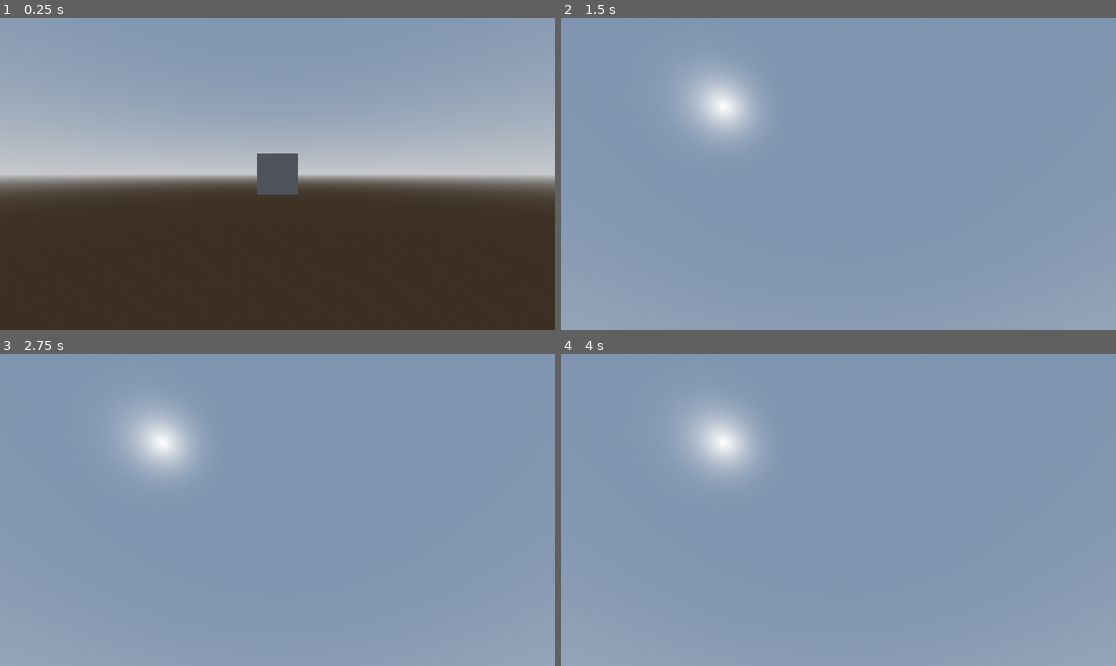
Above: before the commit, frames 1-4 (two rows, left to right).
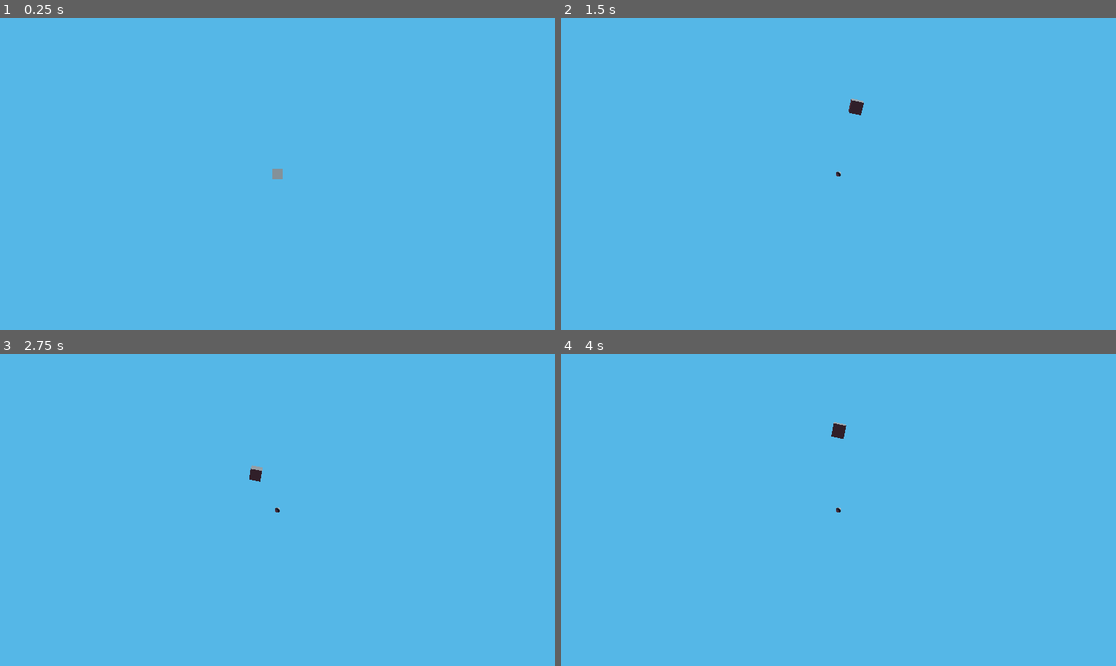
Above: after the commit, the same moments.

Repository: Nordtwig/tesseract
Game: Godot game, scene res://main.tscn
Same seed, same stepped clock (60 frames per second), same inputs: the game is played once before the commit and once after it.
Inputs (mouse positions are in pixels of both pictures, inside the frame that each line leads up to):
- Up to frame 1 (0.25 s): no input
- Up to frame 2 (1.5 s): tap Enter at 0.5 s; move the mouse to (960, 158) at 0.52 s; hold D (move_right) 0.53-1.28 s; hold Middle mouse button (rotate_camera) 0.53-1.28 s; click (960, 158) at 0.67 s; right-click (960, 158) at 0.8 s; move the mouse to (727, 189) at 1.27 s; hold S (move_down) from 1.28 s (still down); right-click (727, 189) at 1.35 s; click (727, 189) at 1.42 s
- Up to frame 3 (2.75 s): tap Middle mouse button (rotate_camera) at 1.55 s; move the mouse to (333, 441) at 2.02 s; release S (move_down) at 2.03 s; press the mouse at (333, 441) at 2.03 s; hold D (move_right) from 2.03 s (still down); right-click (333, 441) at 2.3 s
- Up to frame 4 (4 s): move the mouse to (810, 572) at 2.77 s; release D (move_right) at 2.78 s; release the mouse at (810, 572) at 2.78 s; hold W (move_up) 2.78-3.53 s; tap Middle mouse button (rotate_camera) at 2.85 s; click (810, 572) at 2.92 s; move the mouse to (1005, 556) at 3.52 s; hold A (move_left) from 3.53 s (still down); hold Mouse wheel down (scroll_backward) from 3.53 s (still down); click (1005, 556) at 3.67 s; right-click (1005, 556) at 3.8 s

The runs differ from the first frame. In frame 1, 100% of the frame differs, in the area x 0-100%, y 0-100%; in frame 2, 100%; in frame 3, 100%; in frame 4, 100%.

Commit message:
slightly buggy camera movement implemented

Diff:
--- a/camera_pole.gd
+++ b/camera_pole.gd
@@ -1,14 +1,55 @@
-extends Node3D
+extends CharacterBody3D
+
+var new_position: Vector3 = Vector3.ZERO
+var move_speed: float = 1.0
+var speed_modifier: float = 2.0
+var should_move_to_new_position: bool = false
+var forward = Vector3.FORWARD
+
+@onready var pivot: Node3D = $Pivot
+
+
+func _ready() -> void:
+	Events.voxel_right_clicked.connect(on_voxel_right_clicked)
+
 
 func _process(delta) -> void:
 	if Input.is_action_pressed("rotate_camera"):
-		rotation.x += MouseInput.relative.y * delta
-		rotation.y += MouseInput.relative.x * delta
+		pivot.rotation.x +=  MouseInput.relative.y * delta
+		pivot.rotation.x = clampf(pivot.rotation.x, -1.6, 1.6)
+		pivot.rotation.y += MouseInput.relative.x * delta
+
+
+func _physics_process(delta) -> void:
+	forward = -pivot.transform.basis.z
+	get_input()
+	if should_move_to_new_position:
+		if position.distance_to(new_position) <= 0.09:
+			should_move_to_new_position = false
+		else:
+			position = position.lerp(new_position, delta * (move_speed * speed_modifier))
+	move_and_slide()
+
+
+func get_input() -> void:
+	var direction = Vector3.ZERO
 	if Input.is_action_pressed("move_up"):
-		position.z -= 1.0 * delta
-	if Input.is_action_pressed("move_down"):
-		position.z += 1.0 * delta
+		direction += forward
+	elif Input.is_action_pressed("move_down"):
+		direction += -forward
 	if Input.is_action_pressed("move_left"):
-		position.x -= 1.0 * delta
-	if Input.is_action_pressed("move_right"):
-		position.x += 1.0 * delta
+		direction += -forward.cross(Vector3.UP)
+	elif Input.is_action_pressed("move_right"):
+		direction += forward.cross(Vector3.UP)
+	if direction != Vector3.ZERO:
+		should_move_to_new_position = false
+		direction.y = position.y
+	print(direction)
+	velocity = direction * move_speed
+	print(velocity)
+
+
+func on_voxel_right_clicked(voxel_position: Vector3) -> void:
+	if voxel_position != position:
+		new_position = voxel_position
+		should_move_to_new_position = true
--- a/camera_pole.tscn
+++ b/camera_pole.tscn
@@ -1,9 +1,23 @@
-[gd_scene load_steps=2 format=3 uid="uid://7qsbaeufyvr2"]
+[gd_scene load_steps=4 format=3 uid="uid://7qsbaeufyvr2"]
 
 [ext_resource type="Script" path="res://camera_pole.gd" id="1_kdnus"]
 
-[node name="CameraPole" type="Node3D"]
+[sub_resource type="SphereShape3D" id="SphereShape3D_l5of5"]
+
+[sub_resource type="SphereMesh" id="SphereMesh_wob4k"]
+
+[node name="CameraPole" type="CharacterBody3D"]
 script = ExtResource("1_kdnus")
 
-[node name="Camera" type="Camera3D" parent="."]
+[node name="CollisionShape3D" type="CollisionShape3D" parent="."]
+shape = SubResource("SphereShape3D_l5of5")
+disabled = true
+
+[node name="Carriage" type="MeshInstance3D" parent="."]
+transform = Transform3D(0.05, 0, 0, 0, 0.05, 0, 0, 0, 0.05, 0, 0, 0)
+mesh = SubResource("SphereMesh_wob4k")
+
+[node name="Pivot" type="Node3D" parent="."]
+
+[node name="Camera" type="Camera3D" parent="Pivot"]
 transform = Transform3D(1, 0, 0, 0, 1, 0, 0, 0, 1, 0, 0, 2)
--- /dev/null
+++ b/events.gd
@@ -0,0 +1,3 @@
+extends Node
+
+signal voxel_right_clicked(position: Vector3)
--- a/main.tscn
+++ b/main.tscn
@@ -12,19 +12,25 @@
 sky_material = SubResource("ProceduralSkyMaterial_jmut5")
 
 [sub_resource type="Environment" id="Environment_ne8b6"]
-background_mode = 2
+background_mode = 1
+background_color = Color(0.0666667, 0.145098, 0.203922, 1)
 sky = SubResource("Sky_3ylho")
 tonemap_mode = 2
 glow_enabled = true
 
-[node name="Main" type="Node3D" node_paths=PackedStringArray("camera")]
+[node name="Main" type="Node3D"]
 script = ExtResource("1_62ag1")
-camera = NodePath("CameraPole/Camera")
 
 [node name="Utils" type="Node" parent="."]
 
-[node name="DirectionalLight3D" type="DirectionalLight3D" parent="Utils"]
-transform = Transform3D(-0.866025, -0.433013, 0.25, 0, 0.5, 0.866025, -0.5, 0.75, -0.433013, 0, 0, 0)
+[node name="MainLight" type="DirectionalLight3D" parent="Utils"]
+transform = Transform3D(-0.707107, -0.5, -0.5, -3.37951e-08, -0.707107, 0.707107, -0.707107, 0.5, 0.5, -1.67299, 0.976622, 1.58978)
+shadow_enabled = true
+
+[node name="BackLight" type="DirectionalLight3D" parent="Utils"]
+transform = Transform3D(-0.791162, -0.381423, 0.478099, -0.60826, 0.572369, -0.549922, -0.0638961, -0.725886, -0.684841, 1.16905, 0, -1.73182)
+light_color = Color(0.592157, 0.329412, 0.337255, 1)
+light_energy = 0.5
 shadow_enabled = true
 
 [node name="WorldEnvironment" type="WorldEnvironment" parent="Utils"]
@@ -32,9 +38,6 @@
 
 [node name="CameraPole" parent="." instance=ExtResource("1_1gd5m")]
 
-[node name="Camera" parent="CameraPole" index="0"]
-transform = Transform3D(1, 0, 0, 0, 1, 0, 0, 0, 1, 0, 0, 0.539779)
-
 [node name="Voxel" parent="." instance=ExtResource("1_s4fis")]
 
 [editable path="CameraPole"]
--- a/project.godot
+++ b/project.godot
@@ -19,6 +19,7 @@
 
 Game="*res://game.gd"
 MouseInput="*res://mouse_input.gd"
+Events="*res://events.gd"
 
 [dotnet]
 
@@ -66,6 +67,11 @@
 "events": [Object(InputEventMouseButton,"resource_local_to_scene":false,"resource_name":"","device":-1,"window_id":0,"a …(258 unchanged characters)…
 ]
 }
+right_click={
+"deadzone": 0.5,
+"events": [Object(InputEventMouseButton,"resource_local_to_scene":false,"resource_name":"","device":-1,"window_id":0,"alt_pressed":false,"shift_pressed":false,"ctrl_pressed":false,"meta_pressed":false,"button_mask":2,"position":Vector2(93, 15),"global_position":Vector2(97, 56),"factor":1.0,"button_index":2,"canceled":false,"pressed":true,"double_click":false,"script":null)
+]
+}
 
 [physics]
 
--- a/voxel.gd
+++ b/voxel.gd
@@ -1,4 +1,5 @@
 extends RigidBody3D
+
 
 @export var voxel_scene: Resource
 @export var mesh_sides: Array[MeshInstance3D]
@@ -25,7 +26,9 @@
 		placeholder_voxel_instance.set_material("res://metal_voxel.tres")
 		placeholder_voxel_instance.get_node("CollisionShape3D").disabled = false
 		placeholder_voxel_instance = null
-	elif event is InputEventMouseMotion:
+	if event.is_action_released("right_click"):
+		Events.voxel_right_clicked.emit(position)
+	if event is InputEventMouseMotion:
 		if !placeholder_voxel_instance and mouse_is_over_voxel:
 			placeholder_voxel_instance = voxel_scene.instantiate()
 			placeholder_voxel_instance.set_script(get_script())
